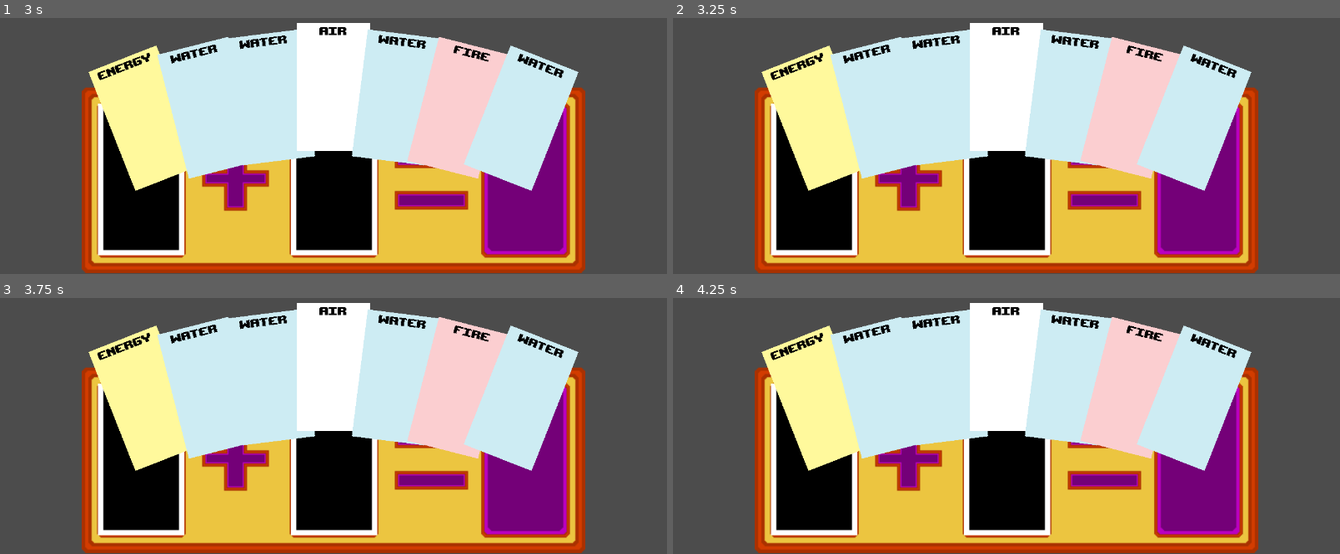
Above: before the commit, frames 1-4 (two rows, left to right).
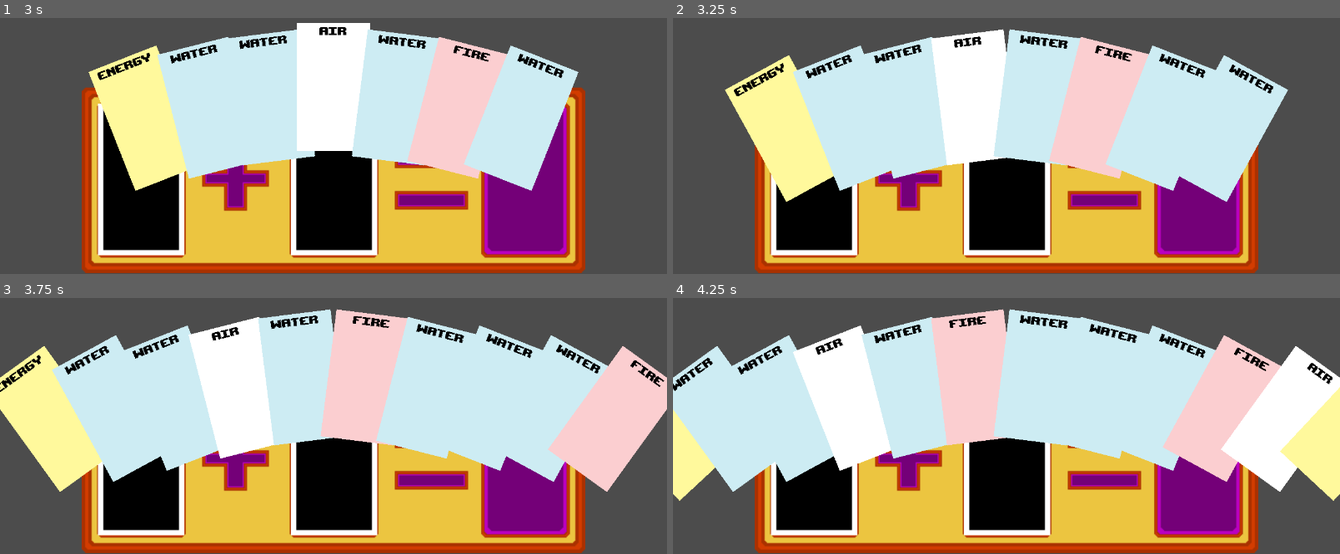
Above: after the commit, the same moments.

Repository: HenriqueCamillo/Auauquimia
Game: Godot game, scene res://scenes/Hand.tscn
Two runs of this game, one before a commit and one after it. Both use one fixed random seed, a clock stepped at 60 frames per second and the inputs below. The project has no main scene, so this scene is started directly.
Inputs (mouse positions are in pixels of both pictures, inside the frame that each line leads up to):
- Up to frame 1 (3 s): tap Enter at 0.5 s; move the mouse to (480, 69) at 0.52 s; tap Space (ui_select) at 0.6, 0.77, 1.07, 1.52, 1.55, 1.82, 2.1, 2.75 s; move the mouse to (200, 105) at 1.27 s; click (200, 105) at 1.35 s; move the mouse to (outside the picture) at 2.02 s; move the mouse to (300, 161) at 2.77 s; click (300, 161) at 2.85 s
- Up to frame 2 (3.25 s): tap Space (ui_select) at 3.02, 3.05 s
- Up to frame 3 (3.75 s): tap Space (ui_select) at 3.32, 3.6 s; move the mouse to (533, 423) at 3.52 s
- Up to frame 4 (4.25 s): tap Space (ui_select) at 3.77, 4.07 s

Frame 1 is identical in both runs. In frame 2, 21% of the frame differs, in the area x 7-93%, y 1-72%; in frame 3, 38%; in frame 4, 41%, in the area x 0-100%, y 1-80%.

Commit message:
FUUUUSÃO

Diff:
--- a/scripts/Card.gd
+++ b/scripts/Card.gd
@@ -108,3 +108,9 @@
 		elif (count % 2 == 1 && handIndex > count/2):
 			originalPos.y -= offset.y
 			originalRot -= rot
+
+func refresh(eraseIndex, offset, count, rot):
+	if handIndex == eraseIndex:
+		queue_free()
+	elif handIndex > eraseIndex:
+		shift(-offset, count, -rot)
--- a/scripts/Hand.gd
+++ b/scripts/Hand.gd
@@ -2,7 +2,7 @@
 
 #exports
 export (PackedScene) var card
-export (int) var cardMax = 7
+export (int) var cardMax = 1000
 export (Vector2) var center = Vector2(0, 0)
 export (Vector2) var offset = Vector2(150, 50)
 export (float) var rot = 0.25
@@ -32,6 +32,10 @@
 		drawCard()
 
 func drawCard():
+	var sortCard = rng.randi_range(0, deck.size() - 1)
+	loadCard(deck[sortCard])
+
+func loadCard(cardName):
 	if cardCount + 1 <= cardMax:
 		#instance card
 		var c = card.instance()
@@ -45,9 +49,8 @@
 		c.rotate(round(cardCount/2) * rot / 2)
 
 		c.add_to_group("cards")
-		#initialize card
-		var sortCard = rng.randi_range(0, deck.size() - 1)
-		c.init(deck[sortCard], cardCount)
+
+		c.init(cardName, cardCount)
 
 func grabCard(card):
 	cardOnHand = card
--- a/scripts/Table.gd
+++ b/scripts/Table.gd
@@ -14,5 +14,9 @@
 func placeCard(index, card):
 	if cards[index] != null:
 		cards[index].onRelease(null)
+	cards[index] = card
 
-	cards[index] = card
+func genCard():
+	if cards[0] != null && cards[1] != null:
+		var cardName = 'metal' #substituir pela função de fusão
+		get_parent().loadCard(cardName)
